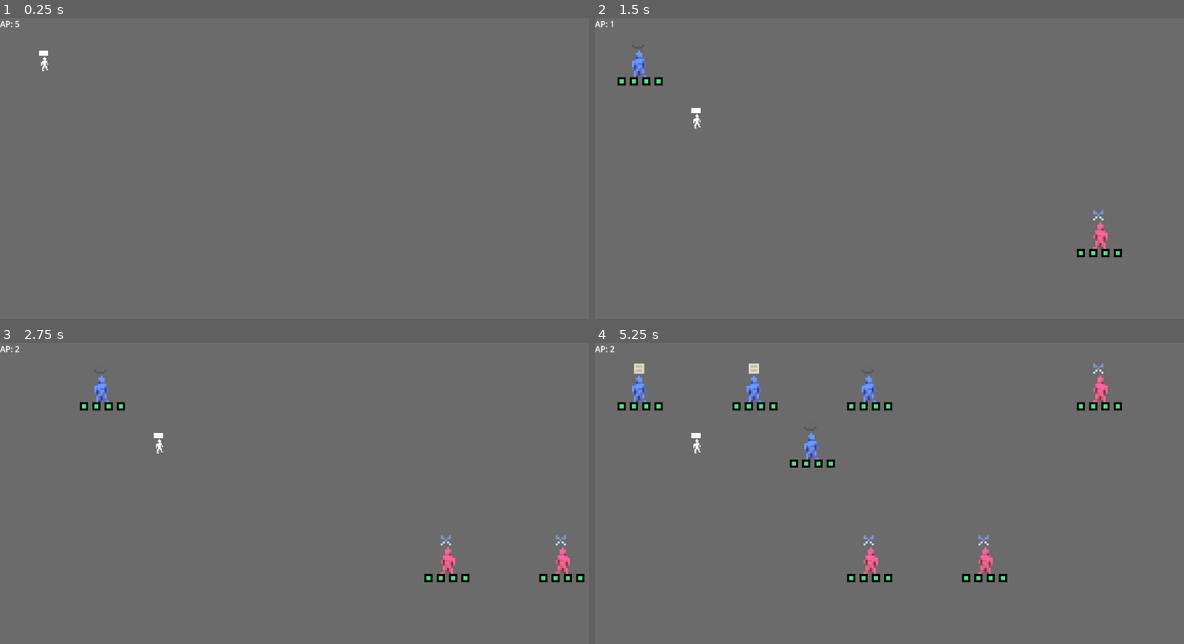
Above: before the commit, frames 1-4 (two rows, left to right).
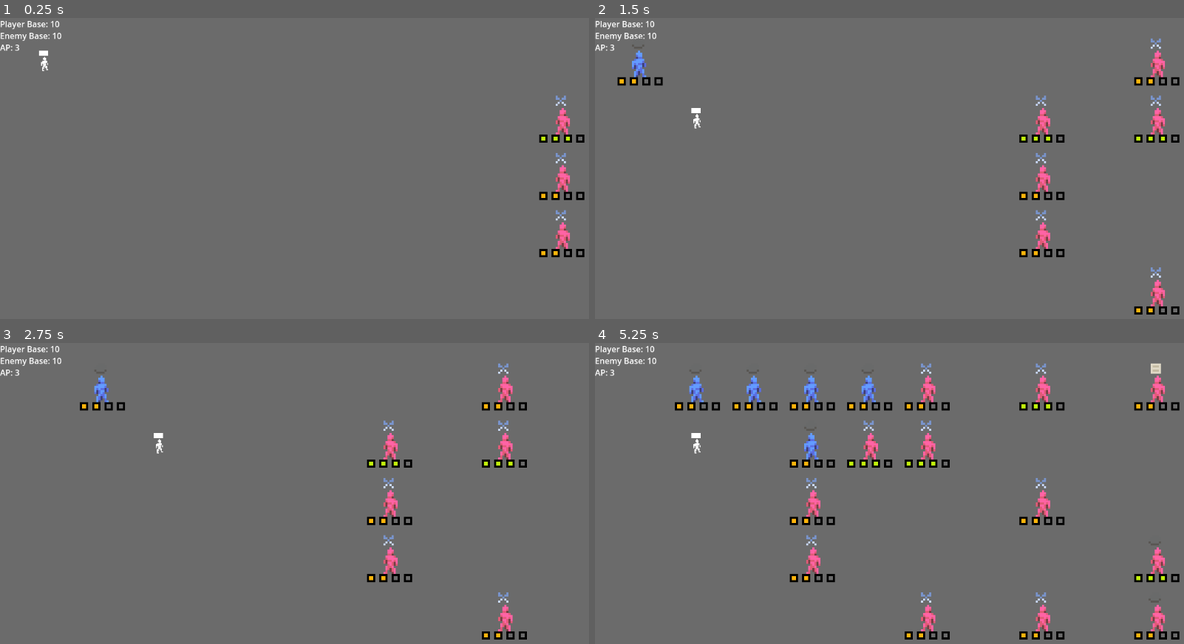
Above: after the commit, the same moments.

Repository: Jusbusy/game-off-2025
Game: Godot game, scene res://Scenes/game.tscn
Two runs of this game, one before a commit and one after it. Both use one fixed random seed, a clock stepped at 60 frames per second and the inputs below.
Inputs:
- Up to frame 1 (0.25 s): no input
- Up to frame 2 (1.5 s): tap Enter (end_turn) at 0.5, 0.6 s; hold D (move_right) 0.53-1.28 s; tap 2 (order_attack_paper) at 0.8, 1.35 s; tap Space (order_summon) at 1.25 s; hold S (move_down) from 1.28 s (still down)
- Up to frame 3 (2.75 s): tap 1 (order_attack_rock) at 1.55, 2.1 s; tap Enter (end_turn) at 2 s; release S (move_down) at 2.03 s; hold D (move_right) from 2.03 s (still down); tap 3 (order_attack_scissors) at 2.3 s
- Up to frame 4 (5.25 s): tap Space (order_summon) at 2.75, 3.05, 3.6, 4.25 s; release D (move_right) at 2.78 s; hold W (move_up) 2.78-3.53 s; tap 3 (order_attack_scissors) at 2.85 s; tap Enter (end_turn) at 3.5, 3.8, 4.35 s; hold A (move_left) 3.53-5.03 s; tap 2 (order_attack_paper) at 4.55, 5.1 s; hold S (move_down) from 5.03 s (still down)

The runs differ from the first frame. In frame 1, 1.2% of the frame differs, in the area x 0-100%, y 0-80%; in frame 2, 2.6%; in frame 3, 2.9%; in frame 4, 6.3%, in the area x 0-100%, y 0-99%.
Error after the commit: Invalid call. Nonexistent function 'use_ap' in base 'Node (globals.gd)'. (res://player.gd:29)

Commit message:
Added logic for phases of game turns
Changed how game turns are handled by splitting turns up into multiple phases. Also split up different unit types into separate scenes and added a health value to both the player's and enemy's base.

Diff:
--- /dev/null
+++ b/Scenes/Enemies/e_melee.tscn
@@ -0,0 +1,25 @@
+[gd_scene load_steps=5 format=3 uid="uid://b7kkijsv8bgvi"]
+
+[ext_resource type="Script" uid="uid://da1eoycqb3jxt" path="res://unit.gd" id="1_03khu"]
+[ext_resource type="Texture2D" uid="uid://cg57fanurxxfs" path="res://Enemy.png" id="3_s2sy8"]
+[ext_resource type="Texture2D" uid="uid://f16gwyyvytur" path="res://Attack Sprites/RockAttackIcon.png" id="4_711tl"]
+[ext_resource type="Texture2D" uid="uid://dlvarjgfoh5je" path="res://Health Bar Sprites/HealthBar4.png" id="5_t1q4n"]
+
+[node name="Unit" type="Node2D"]
+script = ExtResource("1_03khu")
+enemy = true
+
+[node name="MainSprite" type="Sprite2D" parent="."]
+texture_filter = 1
+scale = Vector2(4, 4)
+texture = ExtResource("3_s2sy8")
+
+[node name="AttackIcon" type="Sprite2D" parent="."]
+texture_filter = 1
+scale = Vector2(4, 4)
+texture = ExtResource("4_711tl")
+
+[node name="HealthBarSprite" type="Sprite2D" parent="."]
+texture_filter = 1
+scale = Vector2(4, 4)
+texture = ExtResource("5_t1q4n")
--- /dev/null
+++ b/Scenes/Enemies/e_tank.tscn
@@ -0,0 +1,26 @@
+[gd_scene load_steps=5 format=3 uid="uid://bs2tlgsf5vi2c"]
+
+[ext_resource type="Script" uid="uid://da1eoycqb3jxt" path="res://unit.gd" id="1_cj6di"]
+[ext_resource type="Texture2D" uid="uid://cg57fanurxxfs" path="res://Enemy.png" id="2_qp8nu"]
+[ext_resource type="Texture2D" uid="uid://f16gwyyvytur" path="res://Attack Sprites/RockAttackIcon.png" id="3_4g2sf"]
+[ext_resource type="Texture2D" uid="uid://dlvarjgfoh5je" path="res://Health Bar Sprites/HealthBar4.png" id="4_lp1u7"]
+
+[node name="Unit" type="Node2D"]
+script = ExtResource("1_cj6di")
+enemy = true
+max_health = 3
+
+[node name="MainSprite" type="Sprite2D" parent="."]
+texture_filter = 1
+scale = Vector2(4, 4)
+texture = ExtResource("2_qp8nu")
+
+[node name="AttackIcon" type="Sprite2D" parent="."]
+texture_filter = 1
+scale = Vector2(4, 4)
+texture = ExtResource("3_4g2sf")
+
+[node name="HealthBarSprite" type="Sprite2D" parent="."]
+texture_filter = 1
+scale = Vector2(4, 4)
+texture = ExtResource("4_lp1u7")
--- /dev/null
+++ b/Scenes/Friendlies/f_melee.tscn
@@ -0,0 +1,24 @@
+[gd_scene load_steps=5 format=3 uid="uid://be3sj3gckm8dw"]
+
+[ext_resource type="Script" uid="uid://da1eoycqb3jxt" path="res://unit.gd" id="1_5lr4p"]
+[ext_resource type="Texture2D" uid="uid://c2ck1svw21cin" path="res://Friendly.png" id="2_oy8wo"]
+[ext_resource type="Texture2D" uid="uid://f16gwyyvytur" path="res://Attack Sprites/RockAttackIcon.png" id="3_1de47"]
+[ext_resource type="Texture2D" uid="uid://dlvarjgfoh5je" path="res://Health Bar Sprites/HealthBar4.png" id="4_tvdqm"]
+
+[node name="Unit" type="Node2D"]
+script = ExtResource("1_5lr4p")
+
+[node name="MainSprite" type="Sprite2D" parent="."]
+texture_filter = 1
+scale = Vector2(4, 4)
+texture = ExtResource("2_oy8wo")
+
+[node name="AttackIcon" type="Sprite2D" parent="."]
+texture_filter = 1
+scale = Vector2(4, 4)
+texture = ExtResource("3_1de47")
+
+[node name="HealthBarSprite" type="Sprite2D" parent="."]
+texture_filter = 1
+scale = Vector2(4, 4)
+texture = ExtResource("4_tvdqm")
--- a/Scenes/game.tscn
+++ b/Scenes/game.tscn
@@ -19,7 +19,19 @@
 grow_vertical = 2
 color = Color(0.41981313, 0.41981313, 0.4198131, 1)
 
-[node name="APLabel" type="Label" parent="."]
+[node name="PlayerBaseHealthLabel" type="Label" parent="."]
 offset_right = 40.0
 offset_bottom = 23.0
+text = "Player Base: "
+
+[node name="EnemyBaseHealthLabel" type="Label" parent="."]
+offset_top = 23.0
+offset_right = 102.0
+offset_bottom = 46.0
+text = "Enemy Base: "
+
+[node name="APLabel" type="Label" parent="."]
+offset_top = 46.0
+offset_right = 40.0
+offset_bottom = 69.0
 text = "AP: "
--- a/globals.gd
+++ b/globals.gd
@@ -2,7 +2,21 @@
 
 var rng = RandomNumberGenerator.new()
 
-const unit = preload("res://unit.tscn")
+const unit = preload("res://Scenes/Friendlies/f_melee.tscn")
+
+var player_base_health_label:
+	get:
+		var node = get_tree().root.get_node("Game/PlayerBaseHealthLabel")
+		if !node:
+			print("Attempted to access PlayerBaseHealthLabel, but could not find it")
+		return node
+
+var enemy_base_health_label:
+	get:
+		var node = get_tree().root.get_node("Game/EnemyBaseHealthLabel")
+		if !node:
+			print("Attempted to access EnemyBaseHealthLabel, but could not find it")
+		return node
 
 var ap_label:
 	get:
@@ -11,19 +25,32 @@
 			print("Attempted to access APLabel, but could not find it")
 		return node
 
-#const lane_spacing = 112
-#const top_lane_pos = 88
-#const lane_count = 5
-
 const grid_spacing = 112
 const grid_origin = Vector2i(88, 88)
 const grid_size = Vector2i(10, 5)
 
 var grid = []
 
+enum TurnPhase { SPAWN, CARD, BATTLE, MOVE, BASE }
+var turn_phase
 var turn_count = 0
 
-const max_player_ap = 5
+var spawn_freqs = [["e_melee", 2], ["e_melee", 2], ["e_tank", 2]]
+
+var player_base_health: int:
+	get:
+		return player_base_health
+	set(value):
+		player_base_health = value
+		player_base_health_label.text = "Player Base: %d" % value
+
+var enemy_base_health: int:
+	get:
+		return enemy_base_health
+	set(value):
+		enemy_base_health = value
+		enemy_base_health_label.text = "Enemy Base: %d" % value
+
 var player_ap: int:
 	get:
 		return player_ap
@@ -31,39 +58,136 @@
 		player_ap = value
 		ap_label.text = "AP: %d" % value
 
+var death_queue = []
+
 func _ready():
 	for i in range(grid_size.x):
 		grid.append([])
 		grid[i].resize(grid_size.y)
-	player_ap = max_player_ap
+	#player_ap = max_player_ap
+	player_base_health = 10
+	enemy_base_health = 10
+	player_ap = 3
+	turn_phase = TurnPhase.SPAWN
 
+func _process(_delta):
+	#print(turn_phase)
+	match(turn_phase):
+		TurnPhase.SPAWN: # Handle unit spawns
+			for spawn in spawn_freqs:
+				if turn_count % spawn[1] != 0:
+					continue
+
+				var spawn_y = choose_enemy_spawn_pos()
+				if spawn_y == null:
+					continue
+
+				var unit_res = load("res://Scenes/Enemies/" + spawn[0] + ".tscn")
+				var unit_instance = unit_res.instantiate()
+				get_tree().root.add_child.call_deferred(unit_instance)
+				unit_instance.init(Vector2i(grid_size.x - 1, spawn_y))
+				unit_instance.attack_form = rng.randi() % 3
+
+			turn_phase = TurnPhase.CARD
+
+		TurnPhase.CARD: # Handle player cards
+			if turn_ended:
+				turn_ended = false
+				turn_phase = TurnPhase.BATTLE
+
+		TurnPhase.BATTLE: # Handle battles
+			for col in grid:
+				for elem in col:
+					if elem:
+						elem._try_attack()
+
+			turn_phase = TurnPhase.MOVE
+
+		TurnPhase.MOVE: # Handle unit movements
+			for x in range(grid_size.x): # Move player units
+				var col = grid[grid_size.x - 1 - x]
+				for elem in col:
+					if elem && !elem.enemy:
+						elem._try_move()
+			for x in range(grid_size.x): # Move enemy units
+				var col = grid[x]
+				for elem in col:
+					if elem && elem.enemy:
+						elem._try_move()
+
+			turn_phase = TurnPhase.BASE
+
+		TurnPhase.BASE: # Handle attacks to bases
+			for elem in death_queue: # Remove dead units
+				elem.queue_free()
+				death_queue = []
+
+			for elem in grid[grid_size.x - 1]:
+				if elem && !elem.enemy:
+					print(elem.health)
+					enemy_base_health -= elem.health
+					elem.queue_free()
+			for elem in grid[0]:
+				if elem && elem.enemy:
+					player_base_health -= elem.health
+					elem.queue_free()
+
+			turn_count += 1
+			turn_phase = TurnPhase.SPAWN
+
+func choose_enemy_spawn_pos():
+	# Find empty spawn tiles
+	var potential_spawns = []
+	for y in range(grid_size.y):
+		if !grid[grid_size.x - 1][y]:
+			potential_spawns.append(y)
+
+	# Prioritize empty lanes
+	var priority_spawns = []
+	for y in potential_spawns:
+		var lane_empty = true
+		for x in range(grid_size.x):
+			if grid[x][y] && grid[x][y] is Unit && grid[x][y].enemy:
+				lane_empty = false
+				break
+		if lane_empty:
+			priority_spawns.append(y)
+
+	# Randomly choose spawn tile
+	var spawns = priority_spawns if priority_spawns.size() > 0 else potential_spawns
+	return spawns.pick_random()
+
+var turn_ended = false
 func process_turn():
-	var grid_copy = grid.duplicate(true)
-	for col in grid_copy:
-		for elem in col:
-			if elem:
-				elem._process_turn()
+	turn_ended = true
+	#
+	#
+	#var grid_copy = grid.duplicate(true)
+	#for col in grid_copy:
+		#for elem in col:
+			#if elem:
+				#elem._process_turn()
+	#
+	## Enemy spawning
+	#if turn_count % 2 == 0:
+		#var enemy_spawn_col = grid[grid_size.x - 1]
+		#var open_spawn_spaces = []
+		#for i in range(enemy_spawn_col.size()):
+			#if !enemy_spawn_col[i]:
+				#open_spawn_spaces.append(i)
+		#if open_spawn_spaces.size() != 0:
+			#var spawn_space = open_spawn_spaces.pick_random()
+			#var unit_instance = unit.instantiate()
+			#get_tree().root.add_child.call_deferred(unit_instance)
+			#unit_instance.is_enemy = true
+			#unit_instance.init(Vector2i(grid_size.x - 1, spawn_space))
+			#unit_instance.attack_form = rng.randi() % 3
+	#
+	#turn_count += 1
+	#player_ap = max_player_ap # reset player ap
 
-	# Enemy spawning
-	if turn_count % 2 == 0:
-		var enemy_spawn_col = grid[grid_size.x - 1]
-		var open_spawn_spaces = []
-		for i in range(enemy_spawn_col.size()):
-			if !enemy_spawn_col[i]:
-				open_spawn_spaces.append(i)
-		if open_spawn_spaces.size() != 0:
-			var spawn_space = open_spawn_spaces.pick_random()
-			var unit_instance = unit.instantiate()
-			get_tree().root.add_child.call_deferred(unit_instance)
-			unit_instance.is_enemy = true
-			unit_instance.init(Vector2i(grid_size.x - 1, spawn_space))
-			unit_instance.attack_form = rng.randi() % 3
-
-	turn_count += 1
-	player_ap = max_player_ap # reset player ap
-
-func use_ap(amt):
-	if player_ap < amt:
-		return false
-	player_ap -= amt
-	return true
+#func use_ap(amt):
+	#if player_ap < amt:
+		#return false
+	#player_ap -= amt
+	#return true
--- a/player.gd
+++ b/player.gd
@@ -7,22 +7,21 @@
 	if Input.is_action_just_pressed("end_turn"):
 		Global.process_turn()
 
-	if Input.is_action_just_pressed("move_left") && Global.use_ap(1):
+	if Input.is_action_just_pressed("move_left"):
 		move(grid_pos + Vector2i(-1, 0))
-	if Input.is_action_just_pressed("move_right") && Global.use_ap(1):
+	if Input.is_action_just_pressed("move_right"):
 		move(grid_pos + Vector2i(1, 0))
-	if Input.is_action_just_pressed("move_up") && Global.use_ap(1):
+	if Input.is_action_just_pressed("move_up"):
 		move(grid_pos + Vector2i(0, -1))
-	if Input.is_action_just_pressed("move_down") && Global.use_ap(1):
+	if Input.is_action_just_pressed("move_down"):
 		move(grid_pos + Vector2i(0, 1))
 
-	if Input.is_action_just_pressed("order_summon") && Global.use_ap(1):
+	if Input.is_action_just_pressed("order_summon"):
 		if Global.grid[0][grid_pos.y]:
 			print("Summon position is occupied")
 		else:
 			var unit_instance = Global.unit.instantiate()
 			get_tree().root.add_child(unit_instance)
-			unit_instance.is_enemy = false
 			unit_instance.init(Vector2i(0, grid_pos.y))
 
 	if Input.is_action_just_pressed("order_attack_rock") && Global.use_ap(1):
--- a/unit.gd
+++ b/unit.gd
@@ -1,29 +1,19 @@
 class_name Unit extends GridElement
 
-@export var friendly_sprite : Texture2D
-@export var enemy_sprite : Texture2D
+@export var enemy : bool
+@export var max_health : int = 2
 
-var is_enemy: bool:
+var forward : Vector2i:
 	get:
-		return is_enemy
-	set(value):
-		is_enemy = value
-		if value:
-			get_node("MainSprite").texture = enemy_sprite
-		else:
-			get_node("MainSprite").texture = friendly_sprite
+		return Vector2i(-1, 0) if enemy else Vector2i(1, 0)
 
-
-
-var max_health = 4
 var health: int:
 	get:
 		return health
 	set(value):
 		health = value
-		if value == 0:
-			self.queue_free()
-			return
+		if value <= 0 && !Global.death_queue.has(self):
+			Global.death_queue.append(self)
 		match(value):
 			1:
 				get_node("HealthBarSprite").texture = health_bar_1
@@ -64,94 +54,20 @@
 func _ready():
 	health = max_health
 
-func _process_turn():
-	if state == State.ADVANCE:
-		if is_enemy && grid_pos.x == 0:
-			print("Enemy scored")
-			self.queue_free()
-			return
-		if !is_enemy && grid_pos.x == Global.grid_size.x - 1:
-			print("Player scored")
-			self.queue_free()
-			return
+func _try_attack():
+	var elem = get_local(forward)
+	if !elem || enemy == elem.enemy:
+		return
 
-		var mov_dir = Vector2i(-1 if is_enemy else 1, 0)
-		var elem = get_local(mov_dir)
+	var enemy_attack_form = elem.attack_form
+	if attack_form == AttackForm.ROCK && enemy_attack_form == AttackForm.SCISSORS || \
+	   attack_form == AttackForm.PAPER && enemy_attack_form == AttackForm.ROCK || \
+	   attack_form == AttackForm.SCISSORS && enemy_attack_form == AttackForm.PAPER:
+		elem.health -= 2
+	else:
+		elem.health -= 1
 
-		if !elem:
-			move(grid_pos + mov_dir)
-			return
-		if is_enemy != elem.is_enemy: # Attacking
-			var enemy_attack_form = elem.attack_form
-			if attack_form == enemy_attack_form:
-				elem.health -= 1
-				return
-			if attack_form == AttackForm.ROCK && enemy_attack_form == AttackForm.SCISSORS || \
-			   attack_form == AttackForm.PAPER && enemy_attack_form == AttackForm.ROCK || \
-			   attack_form == AttackForm.SCISSORS && enemy_attack_form == AttackForm.PAPER:
-				elem.health -= 1
-			return
-
-	elif state == State.LANE_UP:
-		var elem = get_local(Vector2i(0, -1))
-		if !elem:
-			move(grid_pos + Vector2i(0, -1))
-		state = State.ADVANCE
-	elif state == State.LANE_DOWN:
-		var elem = get_local(Vector2i(0, 1))
-		if !elem:
-			move(grid_pos + Vector2i(0, 1))
-		state = State.ADVANCE
-
-#func _process(_delta):
-	#match(state):
-		#State.ADVANCE:
-			#mov_dir = Vector2(1, 0) * (-1 if is_enemy else 1)
-			#mov_speed = speed
-		#State.LANE_UP:
-			#if target_lane_pos < position.y:
-				#state = State.MOVE_LANE
-				#return
-			#if target_lane_pos <= Global.top_lane_pos:
-				#state = State.ADVANCE
-				#return
-			#target_lane_pos -= Global.lane_spacing
-			#state = State.MOVE_LANE
-		#State.LANE_DOWN:
-			#if target_lane_pos > position.y:
-				#state = State.MOVE_LANE
-				#return
-			#if target_lane_pos >= Global.top_lane_pos + Global.lane_spacing * (Global.lane_count - 1):
-				#state = State.ADVANCE
-				#return
-			#target_lane_pos += Global.lane_spacing
-			#state = State.MOVE_LANE
-		#State.MOVE_LANE:
-			#if abs(position.y - target_lane_pos) <= mov_speed * _delta:
-				#position.y = target_lane_pos
-				#state = State.ADVANCE
-				#return
-			#mov_dir = Vector2(0, target_lane_pos - position.y).normalized()
-			#mov_speed = speed
-			#
-#
-#func _physics_process(_delta):
-	#velocity = mov_dir * mov_speed
-	#move_and_slide()
-#
-#func _on_collision_area_entered(area: Area2D) -> void:
-	#var collided_unit = area.get_owner()
-	#if !(collided_unit is Unit):
-		#return
-	#
-	#if is_enemy != collided_unit.is_enemy:
-#
-		#var enemy_attack_form = collided_unit.attack_form
-		#
-		#if attack_form == enemy_attack_form:
-			#return
-		#
-		#if attack_form == AttackForm.ROCK && enemy_attack_form == AttackForm.SCISSORS || \
-		   #attack_form == AttackForm.PAPER && enemy_attack_form == AttackForm.ROCK || \
-		   #attack_form == AttackForm.SCISSORS && enemy_attack_form == AttackForm.PAPER:
-			#collided_unit.queue_free()
+func _try_move():
+	var elem = get_local(forward)
+	if !elem || (elem.health == 0 && enemy != elem.enemy):
+		move(grid_pos + forward)
